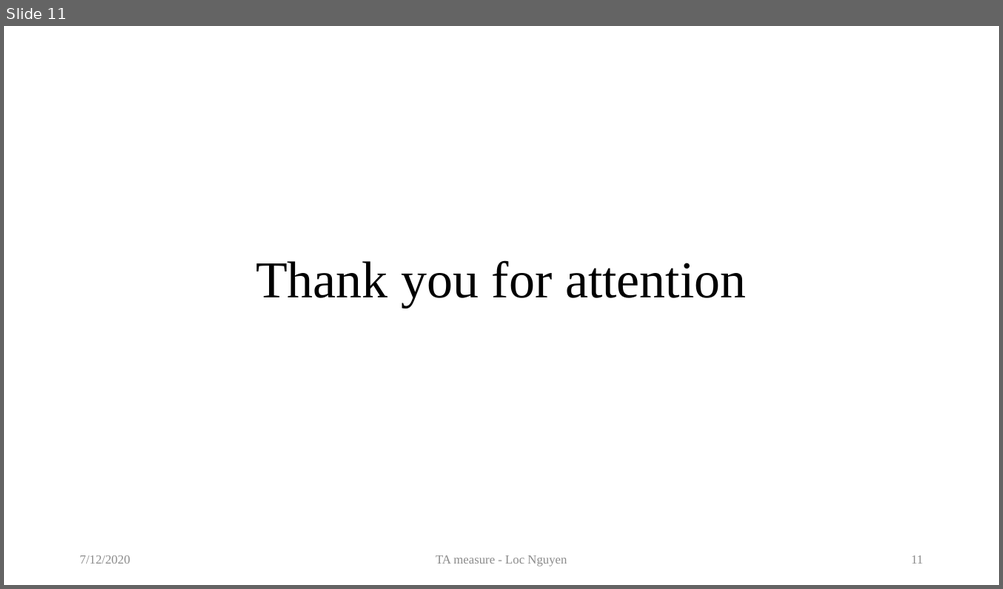
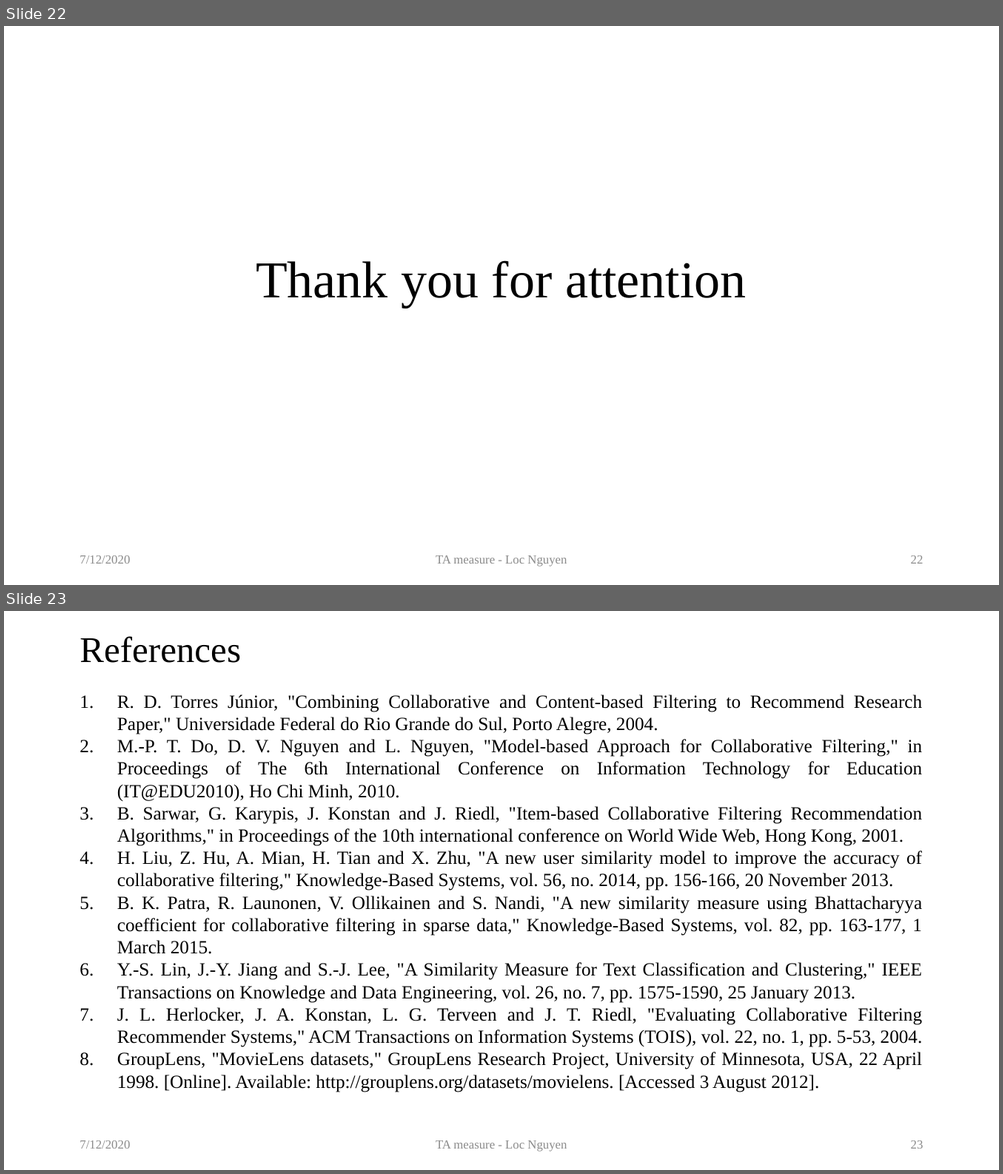
Before and after one commit to locnguyenacademic/sim, a slide deck: 2_design/ta/TA.pptx. Shown one above the other, each under a label of ours: slide 11 before the commit, slides 22 and 23 after it. The pictures are 1003x589 and 1003x1174 pixels, drawn with LibreOffice and Linux fonts; fonts in the diff are those of the drawing. Boxes give left, top, right and bottom in pixels: in the first picture for what was removed or moved away, otherwise in the second. Text is boxed around its words. In the diff, an @@ line names an element or a change of style, - is before the commit and + after.

```diff
--- a/2_design/ta/TA.pptx
+++ b/2_design/ta/TA.pptx
@@ slide 23 added at bbox=[4, 611, 999, 1170], background #FFFFFF @@
@@ title added at bbox=[79, 636, 241, 663], 35 pt, text #000000 @@
+References
@@ text added at bbox=[117, 695, 922, 1093], 18 pt, text #000000 @@
+1. R. D. Torres Júnior, "Combining Collaborative and Content-based Filtering to Recommend Research Paper," Universidade Federal do Rio Grande do Sul, Porto Alegre, 2004.
+2. M.-P. T. Do, D. V. Nguyen and L. Nguyen, "Model-based Approach for Collaborative Filtering," in Proceedings of The 6th International Conference on Information Technology for Education (IT@EDU2010), Ho Chi Minh, 2010.
+3. B. Sarwar, G. Karypis, J. Konstan and J. Riedl, "Item-based Collaborative Filtering Recommendation Algorithms," in Proceedings of the 10th international conference on World Wide Web, Hong Kong, 2001.
+4. H. Liu, Z. Hu, A. Mian, H. Tian and X. Zhu, "A new user similarity model to improve the accuracy of collaborative filtering," Knowledge-Based Systems, vol. 56, no. 2014, pp. 156-166, 20 November 2013.
+5. B. K. Patra, R. Launonen, V. Ollikainen and S. Nandi, "A new similarity measure using Bhattacharyya coefficient for collaborative filtering in sparse data," Knowledge-Based Systems, vol. 82, pp. 163-177, 1 March 2015.
+6. Y.-S. Lin, J.-Y. Jiang and S.-J. Lee, "A Similarity Measure for Text Classification and Clustering," IEEE Transactions on Knowledge and Data Engineering, vol. 26, no. 7, pp. 1575-1590, 25 January 2013.
+7. J. L. Herlocker, J. A. Konstan, L. G. Terveen and J. T. Riedl, "Evaluating Collaborative Filtering Recommender Systems," ACM Transactions on Information Systems (TOIS), vol. 22, no. 1, pp. 5-53, 2004.
+8. GroupLens, "MovieLens datasets," GroupLens Research Project, University of Minnesota, USA, 22 April 1998. [Online]. Available: http://grouplens.org/datasets/movielens. [Accessed 3 August 2012].
@@ text added at bbox=[79, 1141, 130, 1149], 12 pt, text #8C8C8C @@
+7/12/2020
@@ text added at bbox=[435, 1141, 566, 1152], 12 pt, text #8C8C8C @@
+TA measure - Loc Nguyen
@@ page number added at bbox=[910, 1141, 923, 1149], 12 pt, text #8C8C8C @@
+23
@@ what was slide 11 is now slide 22 @@
@@ page number at bbox=[910, 556, 923, 564]: text changed @@
-11
+22
```
Also in this commit, not shown: 6 slides changed, 10 other slides added, 5 other files.
